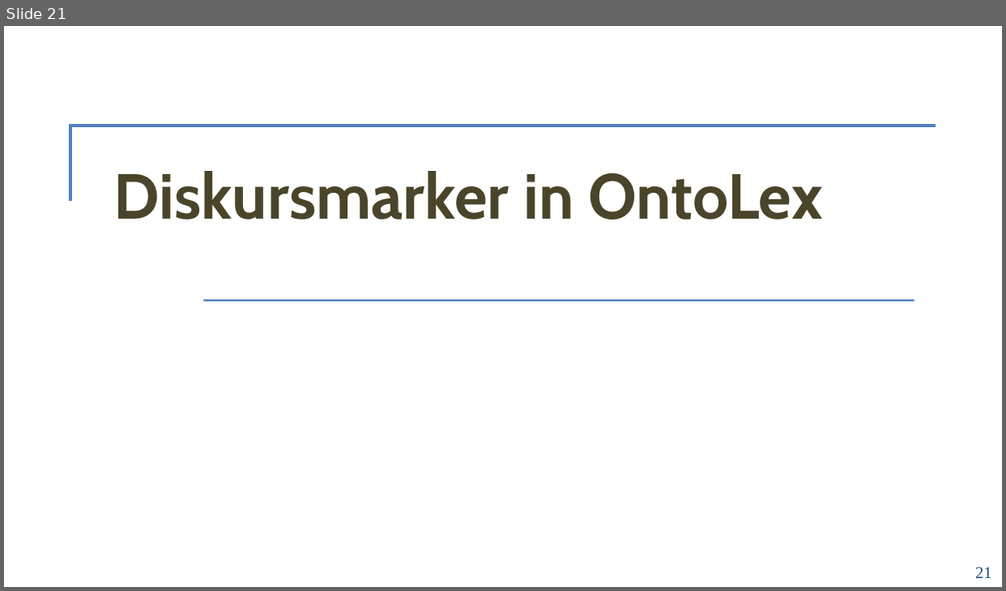
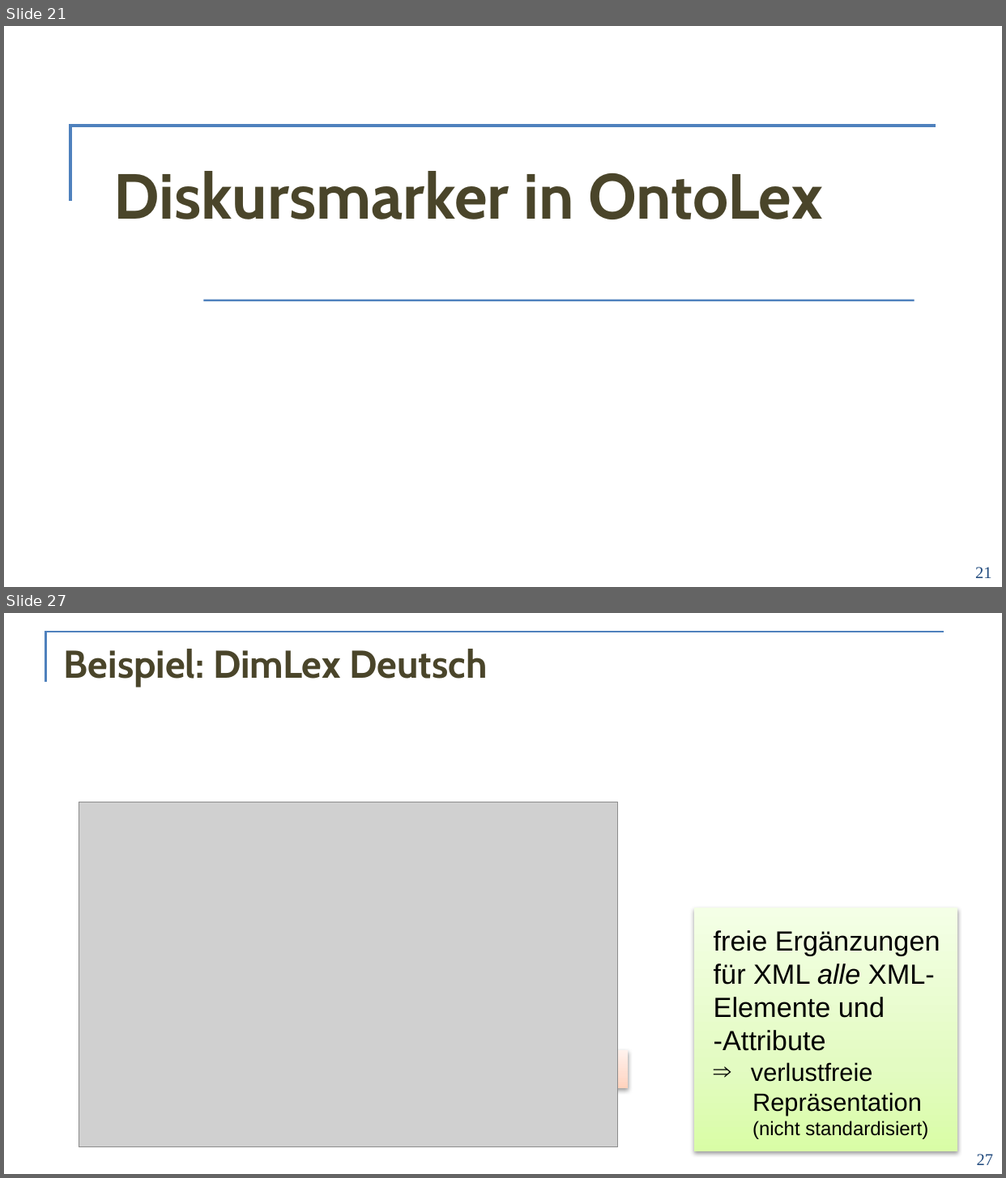
Before and after one commit to acoli-repo/rdf4discourse, a slide deck: doc/vortrag-formatted.pptx. Shown one above the other, each under a label of ours: slide 21 before the commit, slides 21 and 27 after it; the slides between them are not shown. The pictures are 1006x591 and 1006x1178 pixels, drawn with LibreOffice and Linux fonts; fonts in the diff are those of the drawing; grey boxes stand for pictures; background and template pictures are left out. Boxes give left, top, right and bottom in pixels: in the first picture for what was removed or moved away, otherwise in the second. Text is boxed around its words. In the diff, an @@ line names an element or a change of style, - is before the commit and + after.

```diff
--- a/doc/vortrag-formatted.pptx
+++ b/doc/vortrag-formatted.pptx
@@ slide 27 added at [4,613,1002,1174], background #FFFFFF @@
@@ freeform shape added at [46,632,944,682], outline #4F81BD 1.5 pt @@
@@ title added at [64,649,488,687], 28 pt, text #4A452A, bold @@
+Beispiel: DimLex Deutsch
@@ picture added at [79,803,618,1148] @@
@@ rectangle added at [104,819,321,845], fill gradient #C9B5E8 to #D8CBEE to #F0EAF9 @@
@@ rectangle added at [121,846,420,888], fill gradient #A4C4FF to #BFD4FF to #E6EEFF @@
@@ rectangle added at [529,835,1000,1174], fill gradient #FFFFFF @@
@@ rectangle added at [121,893,520,1049], fill gradient #DAFDA7 to #E4FCC2 to #F5FFE7 @@
@@ rectangle added at [695,909,958,1152], fill gradient #DAFDA7 to #E4FCC2 to #F5FFE7 @@
@@ text added at [714,931,940,1139], 20 pt, text #000000 @@
+freie Ergänzungen
+für XML alle XML-
+Elemente und
+-Attribute
+⇒ verlustfreie
+Repräsentation
+(nicht standardisiert)
@@ rectangle added at [121,1050,628,1088], fill gradient #FFD2BD to #FFDED0 to #FFF2ED @@
@@ page number added at [977,1154,993,1165], 12 pt, text #1F497D @@
+27
```
Also in this commit, not shown: 15 slides changed, 39 other slides added, 9 slides removed.
